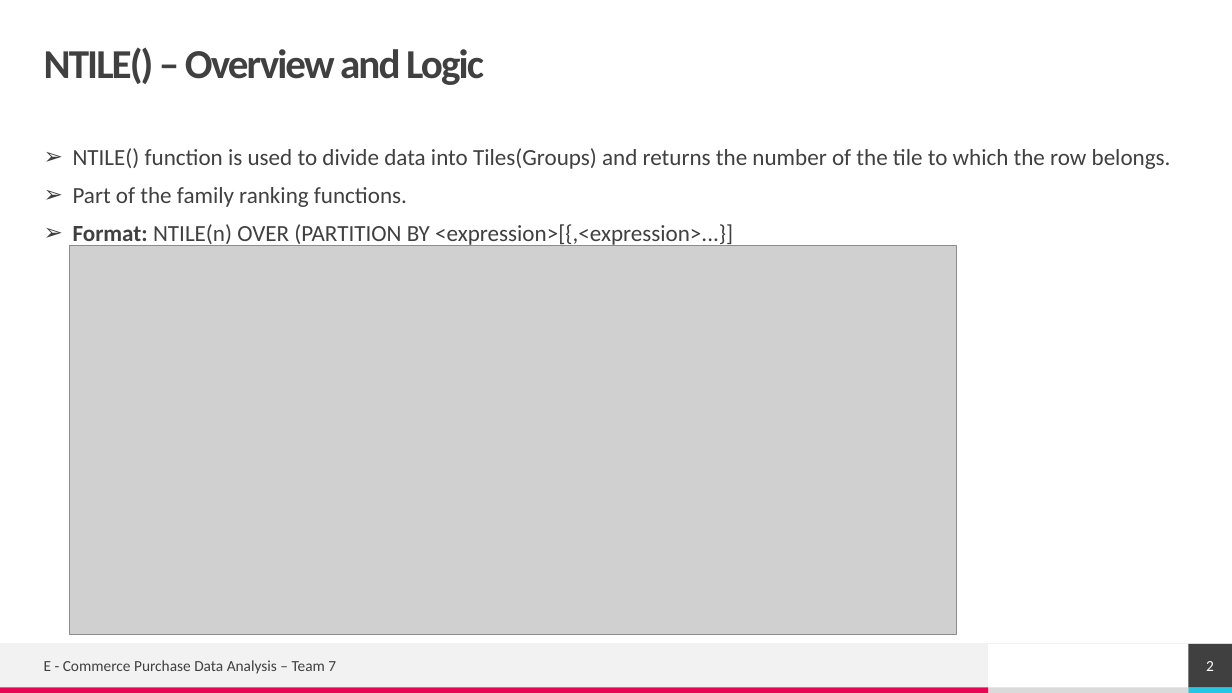
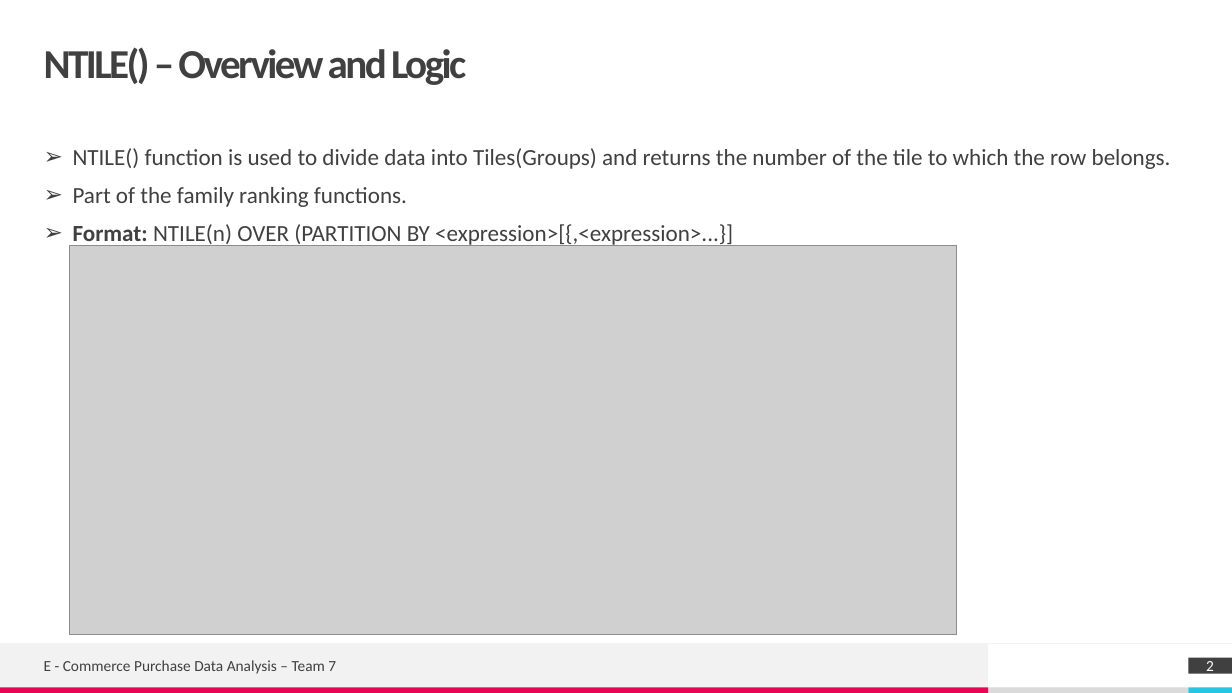
Before and after one commit to RajeshRamachander/mysqlpython, a slide deck: slide 2 of Team 7 - MYSQL - Project.pptx. Drawn at 1232x693 pixels with LibreOffice and Linux fonts; fonts in the diff are those of the drawing; grey boxes stand for pictures. Boxes give left, top, right and bottom in pixels: in the first picture for what was removed or moved away, otherwise in the second. Text is boxed around its words. In the diff, an @@ line names an element or a change of style, - is before the commit and + after.

```diff
--- a/Team 7 - MYSQL - Project.pptx
+++ b/Team 7 - MYSQL - Project.pptx
@@ title "NTILE() – Overview and Logic" at [44, 47, 466, 85]: letter spacing -1.5 to -2 pt @@
@@ page number: place and size @@
-page number at [1189, 644, 1232, 688]
+page number at [1189, 658, 1232, 674]
```
Also in this commit, not shown: 6 other slides changed, 7 slides added.
